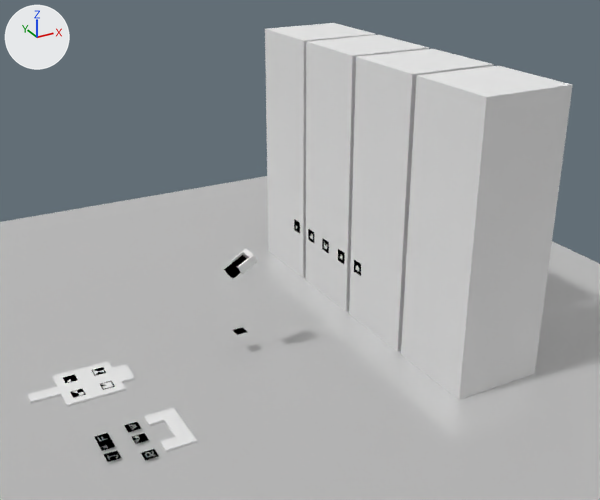
What one commit did to the Blender file marker/marker_simulation.blend.
One viewpoint serves both versions: a 50 mm camera at (-6.53, -14.58, 9.4) aimed at (1.38, -0.2, 2.21). Arrows for +X, +Y and +Z are at upper left; the lights stay in place.
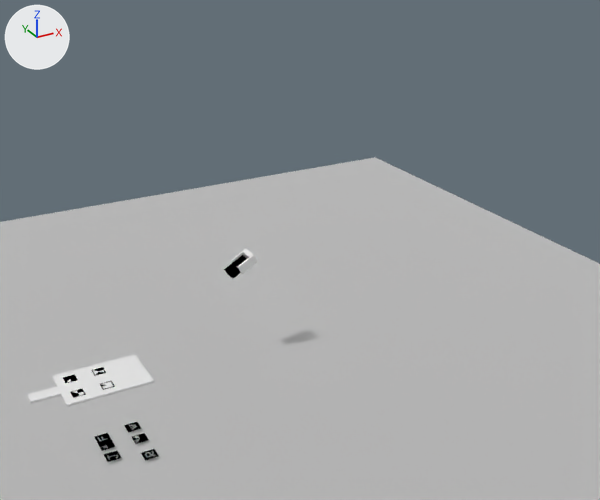
The change, as a diff of the scene's bpy script:
```diff
--- a/marker/marker_simulation.blend.py
+++ b/marker/marker_simulation.blend.py
@@ ob_cube_002 @@
-ob_cube_002 = bpy.data.objects.new('Cube.002', me_cube_002)
-ob_cube_002.location = (4.0, 1.44, 2.1)
-ob_cube_002.scale = (1.0, 1.0, 4.0)
@@ ob_cube_003 @@
-ob_cube_003 = bpy.data.objects.new('Cube.003', me_cube_003)
-ob_cube_003.location = (4.0, -0.69, 2.1)
-ob_cube_003.scale = (1.0, 1.0, 4.0)
@@ ob_cube_011 @@
-ob_cube_011 = bpy.data.objects.new('Cube.011', me_cube_011)
-ob_cube_011.location = (4.0, 3.57, 2.1)
-ob_cube_011.scale = (1.0, 1.0, 4.0)
@@ ob_cube_012 @@
-ob_cube_012 = bpy.data.objects.new('Cube.012', me_cube_012)
-ob_cube_012.location = (4.0, -2.83, 2.1)
-ob_cube_012.scale = (1.0, 1.0, 4.0)
@@ ob_plane @@
-ob_plane = bpy.data.objects.new('Plane', me_plane)
-ob_plane.location = (3.0, 2.9, 1.35)
-ob_plane.rotation_euler = (0.0, 1.571, 0.0)  # degrees (0, 90, 0)
-ob_plane.scale = (0.15, 0.15, 1.0)
@@ ob_plane_001 @@
-ob_plane_001 = bpy.data.objects.new('Plane.001', me_plane_001)
-ob_plane_001.location = (3.0, 2.15, 1.35)
-ob_plane_001.rotation_euler = (0.0, 1.571, 0.0)  # degrees (0, 90, 0)
-ob_plane_001.scale = (0.15, 0.15, 1.0)
@@ ob_plane_002 @@
-ob_plane_002 = bpy.data.objects.new('Plane.002', me_plane_002)
-ob_plane_002.location = (3.0, 0.72, 1.35)
-ob_plane_002.rotation_euler = (0.0, 1.571, 0.0)  # degrees (0, 90, 0)
-ob_plane_002.scale = (0.15, 0.15, 1.0)
@@ ob_plane_003 @@
-ob_plane_003 = bpy.data.objects.new('Plane.003', me_plane_003)
-ob_plane_003.location = (3.0, 0.0, 1.35)
-ob_plane_003.rotation_euler = (0.0, 1.571, 0.0)  # degrees (0, 90, 0)
-ob_plane_003.scale = (0.15, 0.15, 1.0)
@@ ob_plane_004 @@
-ob_plane_004 = bpy.data.objects.new('Plane.004', me_plane_004)
-ob_plane_004.location = (3.0, 1.45, 1.35)
-ob_plane_004.rotation_euler = (0.0, 1.571, 0.0)  # degrees (0, 90, 0)
-ob_plane_004.scale = (0.15, 0.15, 1.0)
@@ ob_cube_021 @@
 ob_cube_021 = bpy.data.objects.new('Cube.021', me_cube_113)
-ob_cube_021.location = (-2.55, -1.55, 0.03)
+ob_cube_021.location = (-2.55, 0.75, 0.03)
 ob_cube_021.scale = (0.15, 0.15, 0.025)
@@ ob_cube_023 @@
 ob_cube_023 = bpy.data.objects.new('Cube.023', me_cube_115)
-ob_cube_023.location = (-2.55, -2.45, 0.03)
+ob_cube_023.location = (-2.55, -0.15, 0.03)
 ob_cube_023.scale = (0.15, 0.15, 0.025)
@@ ob_cube_030 @@
 ob_cube_030 = bpy.data.objects.new('Cube.030', me_cube_122)
-ob_cube_030.location = (-2.25, -2.15, 0.03)
+ob_cube_030.location = (-2.25, 0.15, 0.03)
 ob_cube_030.scale = (0.15, 0.15, 0.025)
@@ ob_cube_031 @@
 ob_cube_031 = bpy.data.objects.new('Cube.031', me_cube_123)
-ob_cube_031.location = (-2.25, -2.45, 0.03)
+ob_cube_031.location = (-2.25, -0.15, 0.03)
 ob_cube_031.scale = (0.15, 0.15, 0.025)
@@ ob_cube_032 @@
 ob_cube_032 = bpy.data.objects.new('Cube.032', me_cube_124)
-ob_cube_032.location = (-2.25, -1.85, 0.03)
+ob_cube_032.location = (-2.25, 0.45, 0.03)
 ob_cube_032.scale = (0.15, 0.15, 0.025)
@@ ob_cube_033 @@
 ob_cube_033 = bpy.data.objects.new('Cube.033', me_cube_125)
-ob_cube_033.location = (-2.25, -1.55, 0.03)
+ob_cube_033.location = (-2.25, 0.75, 0.03)
 ob_cube_033.scale = (0.15, 0.15, 0.025)
@@ ob_plane_011 @@
-ob_plane_011 = bpy.data.objects.new('Plane.011', me_plane_008)
-ob_plane_011.location = (0.0, 0.0, 0.5)
-ob_plane_011.scale = (0.125, 0.125, 1.0)
```

What differs and where, as boxes [x1, y1, x2, y2] in the pictures (600 x 500 px):
'Cube.012', deleted
    before: [401, 66, 573, 400]
'Cube.003', deleted
    before: [349, 49, 494, 352]
'Cube.002', deleted
    before: [306, 35, 429, 312]
'Cube.011', deleted
    before: [265, 23, 376, 278]
'Cube.023', moved
    before: [160, 437, 182, 452]
    after: [122, 378, 140, 390]
'Cube.031', moved
    before: [176, 432, 197, 447]
    after: [136, 374, 154, 387]
'Cube.021', moved
    before: [144, 412, 165, 426]
    after: [109, 358, 126, 368]
'Cube.030', moved
    before: [170, 424, 191, 437]
    after: [131, 367, 149, 377]
'Cube.032', moved
    before: [164, 416, 185, 429]
    after: [127, 361, 144, 371]
'Cube.033', moved
    before: [159, 408, 179, 420]
    after: [123, 354, 140, 364]
'Plane.002', deleted
    before: [338, 249, 345, 264]
'Plane.003', deleted
    before: [354, 260, 361, 276]
'Plane.004', deleted
    before: [322, 239, 329, 254]
'Plane.011', deleted
    before: [233, 327, 247, 335]
'Plane', deleted
    before: [294, 219, 300, 233]
'Plane.001', deleted
    before: [308, 229, 314, 243]
